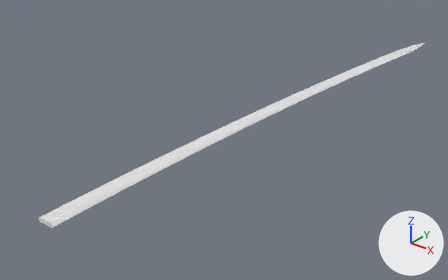
The glTF model godot/assets/waffen/modelle/degenklinge/t1_5.glb, before and after one commit.
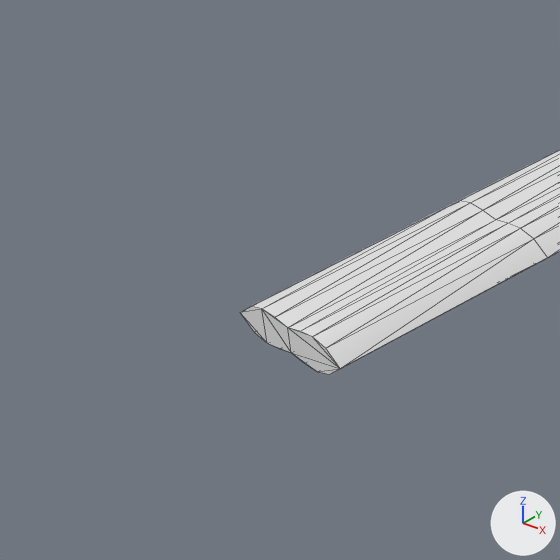
Old and new are each drawn whole from a 50 mm lens placed at (0.509, -0.213, 0.377), pointed at (-0.036, 0.468, -0.046) and again close up on the part from 0% to 20% of the width and 60% to 92% of the height. Every picture has the same lights, and +X, +Y and +Z are marked at lower right. The first two pictures are the older version. The close-ups show mesh edges as thin lines. Vertices at exactly the same position are counted once.

In view in the first close-up: 'degenklinge_t1_5'.
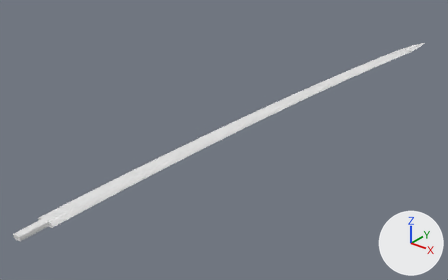
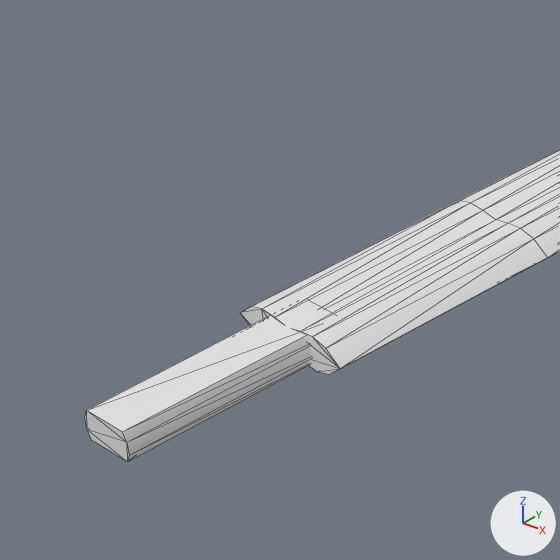
What differs and where, as boxes [x1, y1, x2, y2] in the close-ups (560 x 560 px):
'degenklinge_t1_5', reshaped: before [240, 150, 560, 374]; after [85, 150, 560, 462]
part 1 of me_degenklinge_t1_5, added: after [85, 303, 330, 462]

The change, as a diff of the scene's bpy script:
```diff
--- a/godot/assets/waffen/modelle/degenklinge/t1_5.glb.py
+++ b/godot/assets/waffen/modelle/degenklinge/t1_5.glb.py
@@ me_degenklinge_t1_5 @@
 # used by ob_degenklinge_t1_5; location = (0.0, 0.0, 0.0)
-me_degenklinge_t1_5.from_pydata(...)  # 321 vertices, 638 faces; spans x -0.014..0.063, y 0.112..1.015, z -0.004..0.004
+me_degenklinge_t1_5.from_pydata(...)  # 337 vertices, 666 faces; spans x -0.014..0.063, y 0.075..1.015, z -0.004..0.004
+# me_degenklinge_t1_5 part 1: a new loose piece of 16 vertices spanning x -0.006..0.006, y 0.075..0.119, z -0.003..0.003, in mat_klinge (white #e7e7e7)
 me_degenklinge_t1_5.materials.append(mat_klinge)
```
